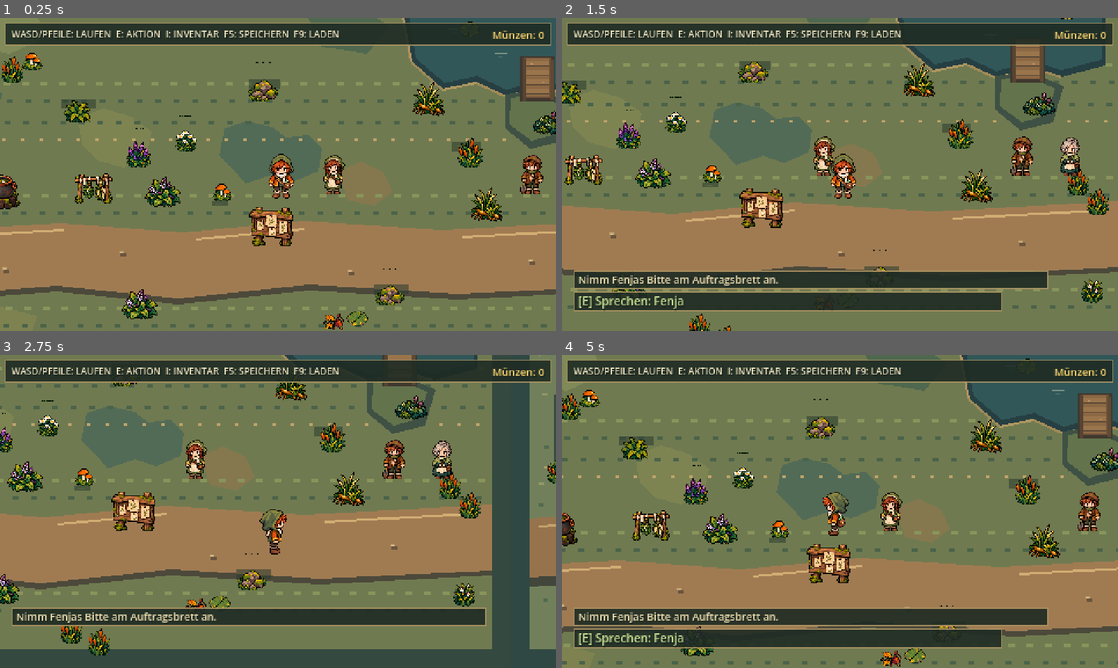
Above: before the commit, frames 1-4 (two rows, left to right).
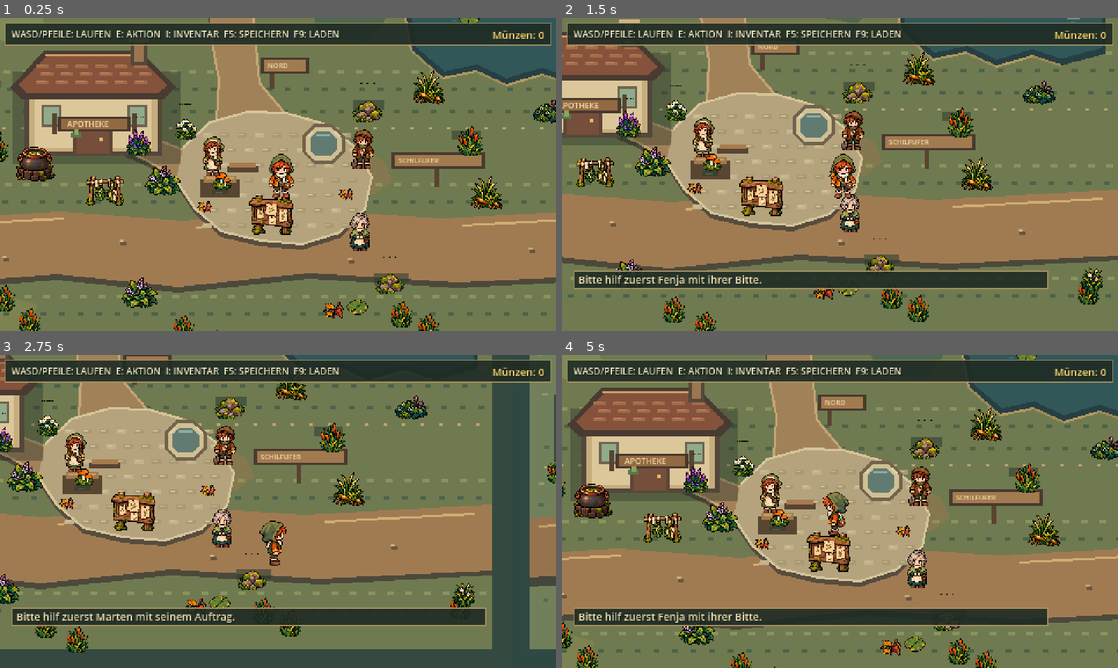
Above: after the commit, the same moments.

Repository: Fremarx/Moor-Apotheke
Game: Godot game, scene res://scenes/main.tscn
Two runs of this game, one before a commit and one after it. Both use one fixed random seed, a clock stepped at 60 frames per second and the inputs below.
Inputs:
- Up to frame 1 (0.25 s): no input
- Up to frame 2 (1.5 s): tap Enter at 0.5 s; hold D (move_right) 0.53-1.28 s; hold E (interact) 0.53-1.28 s; hold S (move_down) from 1.28 s (still down); tap E (interact) at 1.35 s
- Up to frame 3 (2.75 s): release S (move_down) at 2.03 s; hold D (move_right) from 2.03 s (still down); hold E (interact) from 2.03 s (still down)
- Up to frame 4 (5 s): release D (move_right) at 2.78 s; release E (interact) at 2.78 s; hold W (move_up) 2.78-3.53 s; tap E (interact) at 2.85, 4.35 s; hold E (interact) 3.53-4.28 s; hold A (move_left) from 3.53 s (still down)

The runs differ from the first frame. In frame 1, 46% of the frame differs, in the area x 0-100%, y 0-100%; in frame 2, 43%; in frame 3, 19%; in frame 4, 46%.

Commit message:
feat(world): build central village plaza

Diff:
--- a/scenes/main.tscn
+++ b/scenes/main.tscn
@@ -61,7 +61,7 @@
 position = Vector2(640, 0)
 
 [node name="Player" parent="World" instance=ExtResource("2_player")]
-position = Vector2(320, 180)
+position = Vector2(320, 190)
 z_index = 10
 
 [node name="Inventory" type="Node" parent="."]
--- a/scenes/world/schilfufer.tscn
+++ b/scenes/world/schilfufer.tscn
@@ -82,7 +82,7 @@
 collision_layer = 0
 collision_mask = 1
 script = ExtResource("4_transition")
-destination_area = &"TestMap"
+destination_area = &"Dorfplatz"
 destination_position = Vector2(570, 230)
 feedback_text = "Du kehrst zum alten Torfsteg zurück."
 
--- a/scenes/world/test_map.tscn
+++ b/scenes/world/test_map.tscn
@@ -51,7 +51,7 @@
 script = ExtResource("1_map")
 
 [node name="Braukessel" type="Area2D" parent="."]
-position = Vector2(80, 198)
+position = Vector2(110, 184)
 collision_layer = 2
 collision_mask = 0
 script = ExtResource("5_brewing_cauldron")
@@ -69,7 +69,7 @@
 shape = SubResource("CircleShape2D_brewing_cauldron")
 
 [node name="Fenja" type="Area2D" parent="."]
-position = Vector2(360, 180)
+position = Vector2(256, 174)
 collision_layer = 2
 collision_mask = 0
 script = ExtResource("6_fenja")
@@ -87,7 +87,7 @@
 shape = SubResource("CircleShape2D_fenja")
 
 [node name="Marten" type="Area2D" parent="."]
-position = Vector2(540, 180)
+position = Vector2(394, 168)
 collision_layer = 2
 collision_mask = 0
 script = ExtResource("7_marten")
@@ -105,7 +105,7 @@
 shape = SubResource("CircleShape2D_marten")
 
 [node name="Lene" type="Area2D" parent="."]
-position = Vector2(590, 180)
+position = Vector2(400, 239)
 collision_layer = 2
 collision_mask = 0
 script = ExtResource("8_lene")
@@ -259,7 +259,7 @@
 shape = SubResource("CircleShape2D_nachtmoos")
 
 [node name="Trockengestell" type="Area2D" parent="."]
-position = Vector2(160, 198)
+position = Vector2(170, 210)
 collision_layer = 2
 collision_mask = 0
 script = ExtResource("4_drying_rack")
@@ -275,6 +275,18 @@
 
 [node name="CollisionShape2D" type="CollisionShape2D" parent="Trockengestell"]
 shape = SubResource("CircleShape2D_drying_rack")
+
+[node name="Apotheke" type="Marker2D" parent="."]
+position = Vector2(160, 126)
+
+[node name="ApothekenEingang" type="Marker2D" parent="."]
+position = Vector2(163, 184)
+
+[node name="DorfplatzMitte" type="Marker2D" parent="."]
+position = Vector2(320, 190)
+
+[node name="Nordausgang" type="Marker2D" parent="."]
+position = Vector2(300, 94)
 
 [node name="EnterSchilfufer" type="Area2D" parent="."]
 position = Vector2(602, 230)
--- a/scripts/test_map.gd
+++ b/scripts/test_map.gd
@@ -6,7 +6,7 @@
 const ATLAS_ROWS := 4.0
 const DECORATION_ATLAS: Texture2D = preload("res://assets/tilesets/moor_vegetation_atlas_ai_20261001.png")
 
-@export var area_id: StringName = &"TestMap"
+@export var area_id: StringName = &"Dorfplatz"
 
 
 func _ready() -> void:
@@ -16,12 +16,18 @@
 	_add_solid_rect(Rect2(Vector2.ZERO, Vector2(WALL_THICKNESS, MAP_SIZE.y)))
 	_add_solid_rect(Rect2(Vector2(MAP_SIZE.x - WALL_THICKNESS, 0), Vector2(WALL_THICKNESS, MAP_SIZE.y)))
 	_add_solid_rect(Rect2(Vector2(429, 16), Vector2(181, 91)))
-	_add_solid_rect(Rect2(Vector2(533, 82), Vector2(27, 31)))
+	# The apothecary walls leave a clear approach to the front door.
+	_add_solid_rect(Rect2(Vector2(104, 114), Vector2(112, 18)))
+	_add_solid_rect(Rect2(Vector2(104, 132), Vector2(18, 40)))
+	_add_solid_rect(Rect2(Vector2(198, 132), Vector2(18, 40)))
+	_add_solid_rect(Rect2(Vector2(122, 162), Vector2(28, 10)))
+	_add_solid_rect(Rect2(Vector2(176, 162), Vector2(20, 10)))
+	_add_solid_rect(Rect2(Vector2(150, 150), Vector2(26, 22)))
+	_add_solid_rect(Rect2(Vector2(344, 147), Vector2(31, 31)))
 
 	# Blocked patches keep the collision positions from the graybox while
 	# the drawn rock, root, and reed sprites make them readable in the scene.
-	_add_solid_rect(Rect2(Vector2(134, 108), Vector2(28, 22)))
-	_add_solid_rect(Rect2(Vector2(294, 91), Vector2(30, 22)))
+	_add_solid_rect(Rect2(Vector2(384, 119), Vector2(30, 22)))
 	_add_solid_rect(Rect2(Vector2(470, 139), Vector2(26, 34)))
 	_add_solid_rect(Rect2(Vector2(402, 267), Vector2(32, 24)))
 
@@ -41,8 +47,11 @@
 	_draw_ground()
 	_draw_pond()
 	_draw_water_lilies()
-	_draw_old_peat_dock()
+	_draw_village_paths()
 	_draw_path()
+	_draw_village_square()
+	_draw_apothecary()
+	_draw_village_signs()
 	_draw_obstacles()
 	_draw_reeds()
 	_draw_scattered_details()
@@ -163,31 +172,129 @@
 	_draw_atlas_sprite(Vector2(579, 52), Vector2i(2, 2), Vector2(32, 32))
 
 
-func _draw_old_peat_dock() -> void:
-	draw_colored_polygon(
-		PackedVector2Array([
-			Vector2(516, 111), Vector2(545, 107), Vector2(575, 120),
-			Vector2(566, 151), Vector2(538, 158), Vector2(516, 140)
-		]),
-		Color("3f5144")
-	)
-	draw_colored_polygon(
-		PackedVector2Array([
-			Vector2(521, 114), Vector2(543, 111), Vector2(568, 122),
-			Vector2(560, 145), Vector2(539, 151), Vector2(520, 137)
-		]),
-		Color("63734c")
-	)
-	draw_rect(Rect2(Vector2(529, 78), Vector2(30, 39)), Color("40382f"))
-	draw_rect(Rect2(Vector2(532, 79), Vector2(24, 35)), Color("715139"))
-	draw_rect(Rect2(Vector2(534, 80), Vector2(20, 33)), Color("8c6844"))
-	for y in [82.0, 90.0, 98.0, 106.0]:
-		draw_rect(Rect2(Vector2(534, y), Vector2(20, 5)), Color("9a754c"))
-		draw_line(Vector2(534, y + 5), Vector2(554, y + 5), Color("5b4837"), 1.0)
-	draw_rect(Rect2(Vector2(531, 80), Vector2(3, 37)), Color("574432"))
-	draw_rect(Rect2(Vector2(555, 81), Vector2(3, 35)), Color("5e4a34"))
-	draw_rect(Rect2(Vector2(538, 84), Vector2(2, 1)), Color("c09960"))
-	draw_rect(Rect2(Vector2(548, 100), Vector2(2, 1)), Color("c09960"))
+func _draw_village_paths() -> void:
+	_draw_road(PackedVector2Array([
+		Vector2(257, 16), Vector2(296, 16), Vector2(300, 70),
+		Vector2(304, 111), Vector2(330, 142), Vector2(319, 171),
+		Vector2(284, 170), Vector2(267, 144), Vector2(269, 108),
+		Vector2(262, 70)
+	]))
+	_draw_road(PackedVector2Array([
+		Vector2(137, 139), Vector2(174, 139), Vector2(198, 153),
+		Vector2(223, 163), Vector2(253, 174), Vector2(278, 185),
+		Vector2(260, 209), Vector2(235, 194), Vector2(207, 178),
+		Vector2(178, 165), Vector2(145, 163)
+	]))
+
+
+func _draw_road(points: PackedVector2Array) -> void:
+	var shadow_points := PackedVector2Array()
+	for point in points:
+		shadow_points.append(point + Vector2(0, 5))
+	draw_colored_polygon(shadow_points, Color("514938"))
+	draw_colored_polygon(points, Color("a18158"))
+	draw_polyline(points, Color("c4a574"), 2.0)
+
+
+func _draw_village_square() -> void:
+	var plaza := PackedVector2Array([
+		Vector2(238, 167), Vector2(261, 145), Vector2(294, 136),
+		Vector2(327, 137), Vector2(359, 146), Vector2(385, 165),
+		Vector2(401, 192), Vector2(395, 220), Vector2(373, 240),
+		Vector2(341, 250), Vector2(305, 247), Vector2(271, 239),
+		Vector2(248, 219), Vector2(232, 195)
+	])
+	var shadow := PackedVector2Array()
+	for point in plaza:
+		shadow.append(point + Vector2(0, 5))
+	draw_colored_polygon(shadow, Color("574c3e"))
+	draw_colored_polygon(plaza, Color("b5a37d"))
+	draw_polyline(plaza, Color("d6c59a"), 2.0)
+
+	for row in range(7):
+		for column in range(9):
+			var tile := Vector2(255 + column * 15 + (row % 2) * 6, 154 + row * 13)
+			var tint := Color("c2b28b") if (row + column) % 3 == 0 else Color("a99a74")
+			draw_rect(Rect2(tile, Vector2(8, 4)), tint)
+			draw_rect(Rect2(tile + Vector2(1, 1), Vector2(4, 1)), Color("d3c397"))
+
+	# The well is a central landmark and stays clear of the main walking lines.
+	draw_colored_polygon(PackedVector2Array([
+		Vector2(352, 146), Vector2(367, 146), Vector2(378, 157),
+		Vector2(378, 171), Vector2(367, 181), Vector2(352, 181),
+		Vector2(341, 171), Vector2(341, 157)
+	]), Color("71634d"))
+	draw_colored_polygon(PackedVector2Array([
+		Vector2(352, 149), Vector2(366, 149), Vector2(375, 158),
+		Vector2(375, 170), Vector2(366, 178), Vector2(352, 178),
+		Vector2(344, 170), Vector2(344, 158)
+	]), Color("d0c092"))
+	draw_colored_polygon(PackedVector2Array([
+		Vector2(353, 153), Vector2(365, 153), Vector2(371, 159),
+		Vector2(371, 169), Vector2(365, 174), Vector2(353, 174),
+		Vector2(348, 169), Vector2(348, 159)
+	]), Color("627b72"))
+	draw_rect(Rect2(Vector2(353, 155), Vector2(12, 2)), Color("93aaa0"))
+	draw_line(Vector2(346, 157), Vector2(350, 153), Color("e0d0a7"), 2.0)
+	draw_line(Vector2(369, 153), Vector2(374, 158), Color("e0d0a7"), 2.0)
+	draw_rect(Rect2(Vector2(276, 183), Vector2(27, 5)), Color("594333"))
+	draw_rect(Rect2(Vector2(278, 180), Vector2(23, 4)), Color("a77b4d"))
+	_draw_atlas_sprite(Vector2(256, 218), Vector2i(1, 3), Vector2(20, 20))
+	_draw_atlas_sprite(Vector2(378, 207), Vector2i(1, 3), Vector2(20, 20))
+
+
+func _draw_apothecary() -> void:
+	draw_set_transform(Vector2(0, 22))
+	draw_rect(Rect2(Vector2(91, 79), Vector2(145, 80)), Color(0.12, 0.17, 0.14, 0.35))
+	draw_rect(Rect2(Vector2(101, 90), Vector2(119, 62)), Color("53473a"))
+	draw_rect(Rect2(Vector2(105, 93), Vector2(111, 55)), Color("c7ad7d"))
+	draw_rect(Rect2(Vector2(110, 97), Vector2(101, 48)), Color("dcc79a"))
+	draw_rect(Rect2(Vector2(116, 108), Vector2(17, 19)), Color("6e6550"))
+	draw_rect(Rect2(Vector2(118, 110), Vector2(13, 15)), Color("91aa8a"))
+	draw_rect(Rect2(Vector2(190, 108), Vector2(17, 19)), Color("6e6550"))
+	draw_rect(Rect2(Vector2(192, 110), Vector2(13, 15)), Color("91aa8a"))
+	draw_rect(Rect2(Vector2(143, 129), Vector2(34, 22)), Color("5e4637"))
+	draw_rect(Rect2(Vector2(146, 131), Vector2(28, 19)), Color("754f3b"))
+	draw_rect(Rect2(Vector2(166, 136), Vector2(3, 3)), Color("dfbb69"))
+
+	draw_colored_polygon(PackedVector2Array([
+		Vector2(89, 93), Vector2(118, 61), Vector2(201, 61),
+		Vector2(232, 93), Vector2(222, 103), Vector2(99, 103)
+	]), Color("493b32"))
+	draw_colored_polygon(PackedVector2Array([
+		Vector2(96, 91), Vector2(121, 66), Vector2(199, 66),
+		Vector2(225, 91), Vector2(216, 98), Vector2(104, 98)
+	]), Color("85523c"))
+	for row in range(3):
+		var shingle_y := 73 + row * 7
+		for column in range(6):
+			var shingle_x := 111 + column * 17 + (row % 2) * 4
+			draw_rect(Rect2(Vector2(shingle_x, shingle_y), Vector2(11, 3)), Color("a36b4b"))
+			draw_rect(Rect2(Vector2(shingle_x + 1, shingle_y), Vector2(7, 1)), Color("bd8057"))
+	draw_line(Vector2(119, 65), Vector2(200, 65), Color("d19a68"), 2.0)
+	draw_rect(Rect2(Vector2(193, 51), Vector2(14, 23)), Color("55483b"))
+	draw_rect(Rect2(Vector2(196, 54), Vector2(8, 17)), Color("9a7651"))
+	draw_rect(Rect2(Vector2(191, 50), Vector2(18, 4)), Color("d0b184"))
+
+	draw_rect(Rect2(Vector2(130, 118), Vector2(63, 13)), Color("47392e"))
+	draw_rect(Rect2(Vector2(133, 120), Vector2(57, 9)), Color("936942"))
+	draw_rect(Rect2(Vector2(125, 115), Vector2(4, 18)), Color("594331"))
+	draw_rect(Rect2(Vector2(194, 115), Vector2(4, 18)), Color("594331"))
+	draw_string(ThemeDB.fallback_font, Vector2(138, 127), "APOTHEKE", HORIZONTAL_ALIGNMENT_LEFT, 60.0, 7, Color("f0d9a5"))
+	draw_rect(Rect2(Vector2(141, 132), Vector2(9, 4)), Color("5b774e"))
+	draw_rect(Rect2(Vector2(144, 129), Vector2(4, 5)), Color("88a65a"))
+	draw_set_transform(Vector2.ZERO)
+
+
+func _draw_village_signs() -> void:
+	draw_rect(Rect2(Vector2(313, 92), Vector2(4, 24)), Color("594331"))
+	draw_rect(Rect2(Vector2(305, 89), Vector2(42, 14)), Color("493a2f"))
+	draw_rect(Rect2(Vector2(308, 91), Vector2(36, 10)), Color("a27a4f"))
+	draw_string(ThemeDB.fallback_font, Vector2(311, 98), "NORD", HORIZONTAL_ALIGNMENT_LEFT, 30.0, 6, Color("f0d9a5"))
+	draw_rect(Rect2(Vector2(455, 177), Vector2(4, 24)), Color("594331"))
+	draw_rect(Rect2(Vector2(418, 171), Vector2(81, 14)), Color("493a2f"))
+	draw_rect(Rect2(Vector2(421, 173), Vector2(75, 10)), Color("a27a4f"))
+	draw_string(ThemeDB.fallback_font, Vector2(424, 180), "SCHILFUFER", HORIZONTAL_ALIGNMENT_LEFT, 70.0, 6, Color("f0d9a5"))
 
 
 func _draw_path() -> void:
@@ -215,10 +322,8 @@
 
 
 func _draw_obstacles() -> void:
-	_draw_sprite_shadow(Vector2(148, 119), Vector2(30, 8))
-	_draw_atlas_sprite(Vector2(148, 117), Vector2i(2, 0), Vector2(36, 36))
-	_draw_sprite_shadow(Vector2(309, 102), Vector2(27, 8))
-	_draw_atlas_sprite(Vector2(309, 100), Vector2i(2, 1), Vector2(36, 34))
+	_draw_sprite_shadow(Vector2(399, 130), Vector2(27, 8))
+	_draw_atlas_sprite(Vector2(399, 128), Vector2i(2, 1), Vector2(36, 34))
 	_draw_sprite_shadow(Vector2(483, 156), Vector2(25, 8))
 	_draw_atlas_sprite(Vector2(483, 154), Vector2i(0, 0), Vector2(36, 40))
 	_draw_sprite_shadow(Vector2(418, 279), Vector2(30, 8))
@@ -227,15 +332,16 @@
 
 func _draw_reeds() -> void:
 	for reed in [
-		Vector2(67, 68), Vector2(88, 83), Vector2(585, 196),
-		Vector2(602, 213), Vector2(258, 321), Vector2(282, 331)
+		Vector2(61, 146), Vector2(75, 161), Vector2(81, 290),
+		Vector2(103, 310), Vector2(236, 316), Vector2(263, 329),
+		Vector2(424, 304), Vector2(447, 315), Vector2(594, 300)
 	]:
 		_draw_atlas_sprite(reed, Vector2i(0, 0), Vector2(32, 36))
-	_draw_atlas_sprite(Vector2(40, 150), Vector2i(1, 0), Vector2(28, 30))
+	_draw_atlas_sprite(Vector2(58, 188), Vector2i(1, 0), Vector2(28, 30))
 
 
 func _draw_scattered_details() -> void:
-	_draw_atlas_sprite(Vector2(106, 83), Vector2i(0, 3), Vector2(30, 30))
+	_draw_atlas_sprite(Vector2(71, 152), Vector2i(0, 3), Vector2(30, 30))
 	_draw_atlas_sprite(Vector2(197, 157), Vector2i(0, 1), Vector2(32, 34))
 	_draw_atlas_sprite(Vector2(240, 145), Vector2i(1, 1), Vector2(29, 31))
 	_draw_atlas_sprite(Vector2(367, 307), Vector2i(1, 3), Vector2(29, 29))
@@ -245,6 +351,9 @@
 
 func _draw_interaction_probe() -> void:
 	var center := Vector2(270, 198)
+	draw_rect(Rect2(center + Vector2(-17, -4), Vector2(34, 16)), Color("594632"))
+	draw_rect(Rect2(center + Vector2(-14, -7), Vector2(28, 6)), Color("a07a4d"))
+	draw_rect(Rect2(center + Vector2(-12, -6), Vector2(24, 2)), Color("c49a62"))
 	_draw_sprite_shadow(center + Vector2(0, 7), Vector2(14, 4))
 	_draw_atlas_sprite(center + Vector2(0, -2), Vector2i(0, 3), Vector2(28, 30))
 
--- /dev/null
+++ b/tests/map_01_village_plaza_test.gd
@@ -0,0 +1,99 @@
+extends SceneTree
+
+const MAIN_SCENE: PackedScene = preload("res://scenes/main.tscn")
+const TEST_SAVE_PATH := "user://map_01_village_plaza_test.json"
+const VIEWPORT_RECT := Rect2(Vector2(80, 55), Vector2(480, 270))
+const PLAYER_START := Vector2(320, 190)
+
+var _failures: Array[String] = []
+var _capture_path := ""
+
+
+func _initialize() -> void:
+	var user_args := OS.get_cmdline_user_args()
+	if not user_args.is_empty():
+		_capture_path = str(user_args[0])
+	call_deferred("_run")
+
+
+func _run() -> void:
+	_remove_test_save()
+	var main := MAIN_SCENE.instantiate()
+	main.get_node("SaveManager").set("save_path", TEST_SAVE_PATH)
+	root.add_child(main)
+	await physics_frame
+	await physics_frame
+	if not _capture_path.is_empty():
+		await RenderingServer.frame_post_draw
+		var preview := root.get_texture().get_image()
+		_check(preview.save_png(_capture_path) == OK, "the village viewport preview saves")
+
+	var village := main.get_node_or_null("World/TestMap")
+	var player := main.get_node_or_null("World/Player") as CharacterBody2D
+	var center := main.get_node_or_null("World/TestMap/DorfplatzMitte") as Marker2D
+	var apothecary := main.get_node_or_null("World/TestMap/Apotheke") as Marker2D
+	var entrance := main.get_node_or_null("World/TestMap/ApothekenEingang") as Marker2D
+	var north_exit := main.get_node_or_null("World/TestMap/Nordausgang") as Marker2D
+	var board := main.get_node_or_null("World/TestMap/QuestBoard") as Area2D
+	var board_panel := main.get_node_or_null("HUD/QuestBoardPanel") as PanelContainer
+	var east_exit := main.get_node_or_null("World/TestMap/EnterSchilfufer") as Area2D
+
+	_check(village != null and StringName(village.get("area_id")) == &"Dorfplatz", "the central map is identified as Dorfplatz")
+	_check(player != null and player.position.is_equal_approx(PLAYER_START), "the player starts in the village square")
+	_check(center != null and center.position.is_equal_approx(PLAYER_START), "the central marker matches the player arrival point")
+	_check(apothecary != null and entrance != null, "the apothecary and its approach are marked")
+	_check(board != null and board_panel != null, "the quest board remains in the village")
+	_check(north_exit != null and east_exit != null, "two outward routes are visible from the hub")
+	if north_exit != null:
+		_check(VIEWPORT_RECT.has_point(north_exit.global_position), "the northern route is visible from the starting view")
+	if east_exit != null:
+		_check(VIEWPORT_RECT.has_point(Vector2(520, 228)), "the Schilfufer sign and eastern route are visible from the starting view")
+
+	if player != null and board != null and board_panel != null:
+		_check(player.position.distance_to(board.position) < 70.0, "the quest board is within a short walk from the start")
+		await _press_action("move_down", 8)
+		_check(player.try_interact(), "the quest board can be interacted with from the plaza")
+		await physics_frame
+		_check(board_panel.visible, "the quest board opens from the village square")
+		main.call("_close_quest_board")
+
+	if player != null and entrance != null:
+		player.position = PLAYER_START
+		await physics_frame
+		await _press_action("move_left", 90)
+		await _press_action("move_up", 10)
+		await _press_action("move_left", 27)
+		_check(player.global_position.distance_to(entrance.global_position) < 22.0, "the player can walk from the square to the apothecary entrance")
+
+	main.queue_free()
+	await process_frame
+	_remove_test_save()
+	_finish()
+
+
+func _press_action(action_name: StringName, frame_count: int) -> void:
+	Input.action_press(action_name)
+	for _frame in range(frame_count):
+		await physics_frame
+	Input.action_release(action_name)
+	await physics_frame
+
+
+func _remove_test_save() -> void:
+	if FileAccess.file_exists(TEST_SAVE_PATH):
+		DirAccess.remove_absolute(ProjectSettings.globalize_path(TEST_SAVE_PATH))
+
+
+func _check(condition: bool, description: String) -> void:
+	if not condition:
+		_failures.append(description)
+
+
+func _finish() -> void:
+	if _failures.is_empty():
+		print("MAP-01 village plaza checks passed.")
+		quit(0)
+		return
+	for failure in _failures:
+		push_error("MAP-01 check failed: " + failure)
+	quit(1)
Binary file added: design/world_map_mockup.png
Not shown, added: design/world_map_mockup.png.import
Not shown, added: tests/map_01_village_plaza_test.gd.uid
Not shown, changed: GAME_PLAN.md
Not shown, changed: PROJECT_PLAN.md
Not shown, added: design/enemy_roster.md
Not shown, added: design/progression_roadmap.md
Not shown, added: design/resource_economy.md
Not shown, added: design/world_backlog.md
Not shown, added: design/world_design_plan.md
Not shown, changed: docs/AI_CONTEXT.md
Not shown, changed: docs/ARCHITECTURE.md
(and 2 more such lines)
